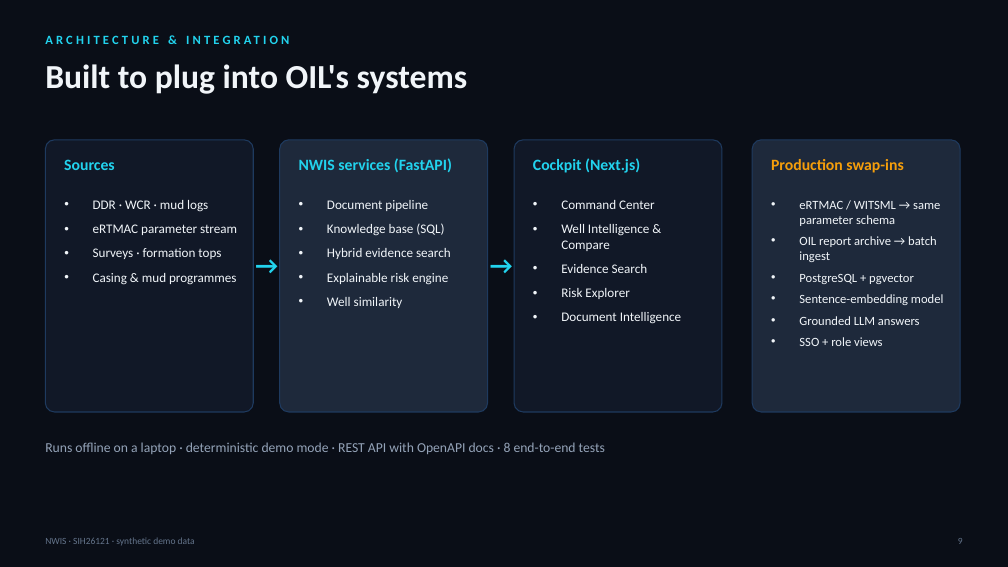
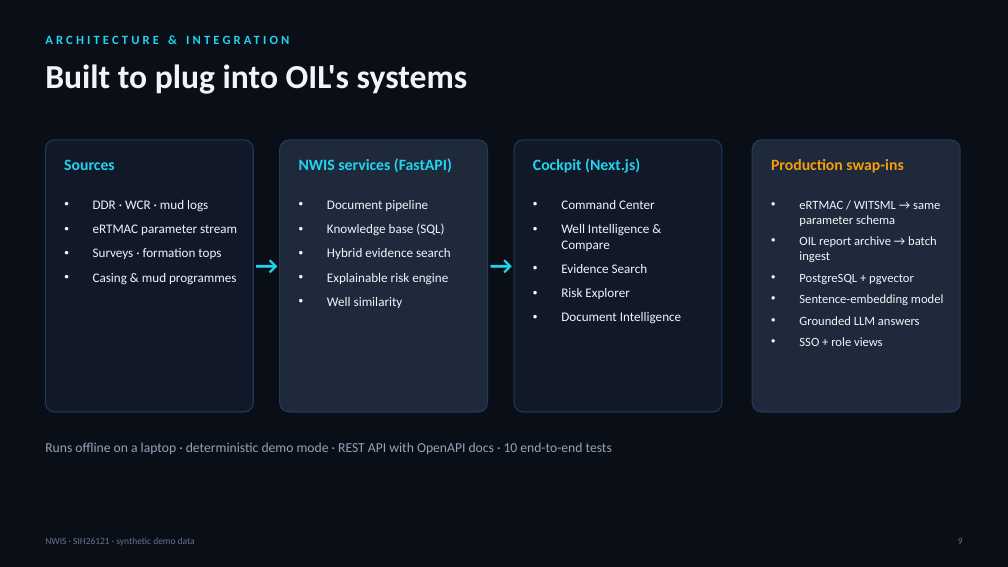
Before and after one commit to aryabailur/sih26121, a slide deck: slide 9 of docs/NWIS_Pitch_Deck.pptx. Drawn at 1008x567 pixels with LibreOffice and Linux fonts; fonts in the diff are those of the drawing. Boxes give left, top, right and bottom in pixels: in the first picture for what was removed or moved away, otherwise in the second. Text is boxed around its words. In the diff, an @@ line names an element or a change of style, - is before the commit and + after.

```diff
--- a/docs/NWIS_Pitch_Deck.pptx
+++ b/docs/NWIS_Pitch_Deck.pptx
@@ text at (x1=45, y1=442, x2=612, y2=454): text changed @@
-Runs offline on a laptop · deterministic demo mode · REST API with OpenAPI docs · 8 end-to-end tests
+Runs offline on a laptop · deterministic demo mode · REST API with OpenAPI docs · 10 end-to-end tests
```
Also in this commit, not shown: 2 other files.
